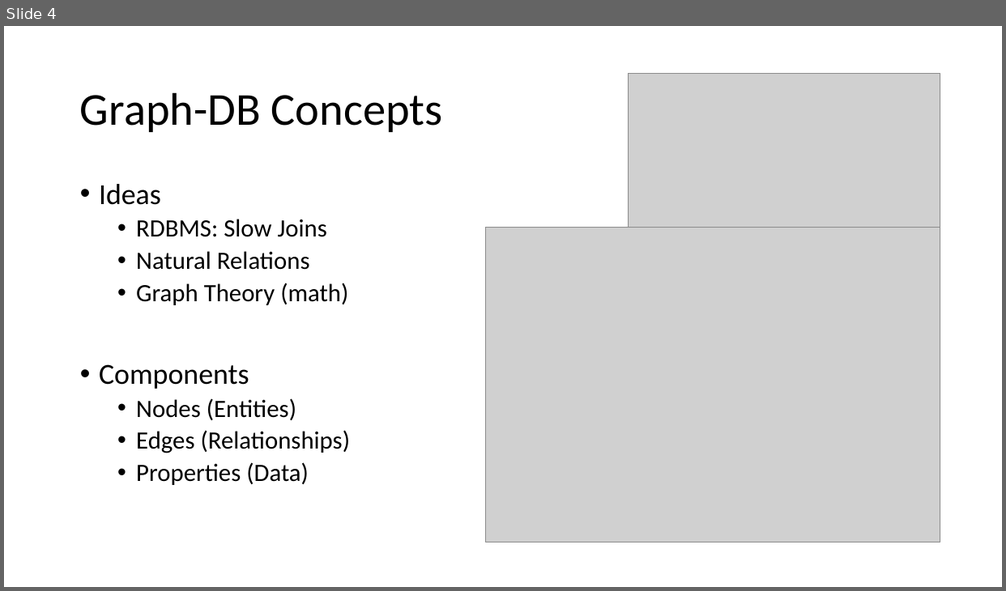
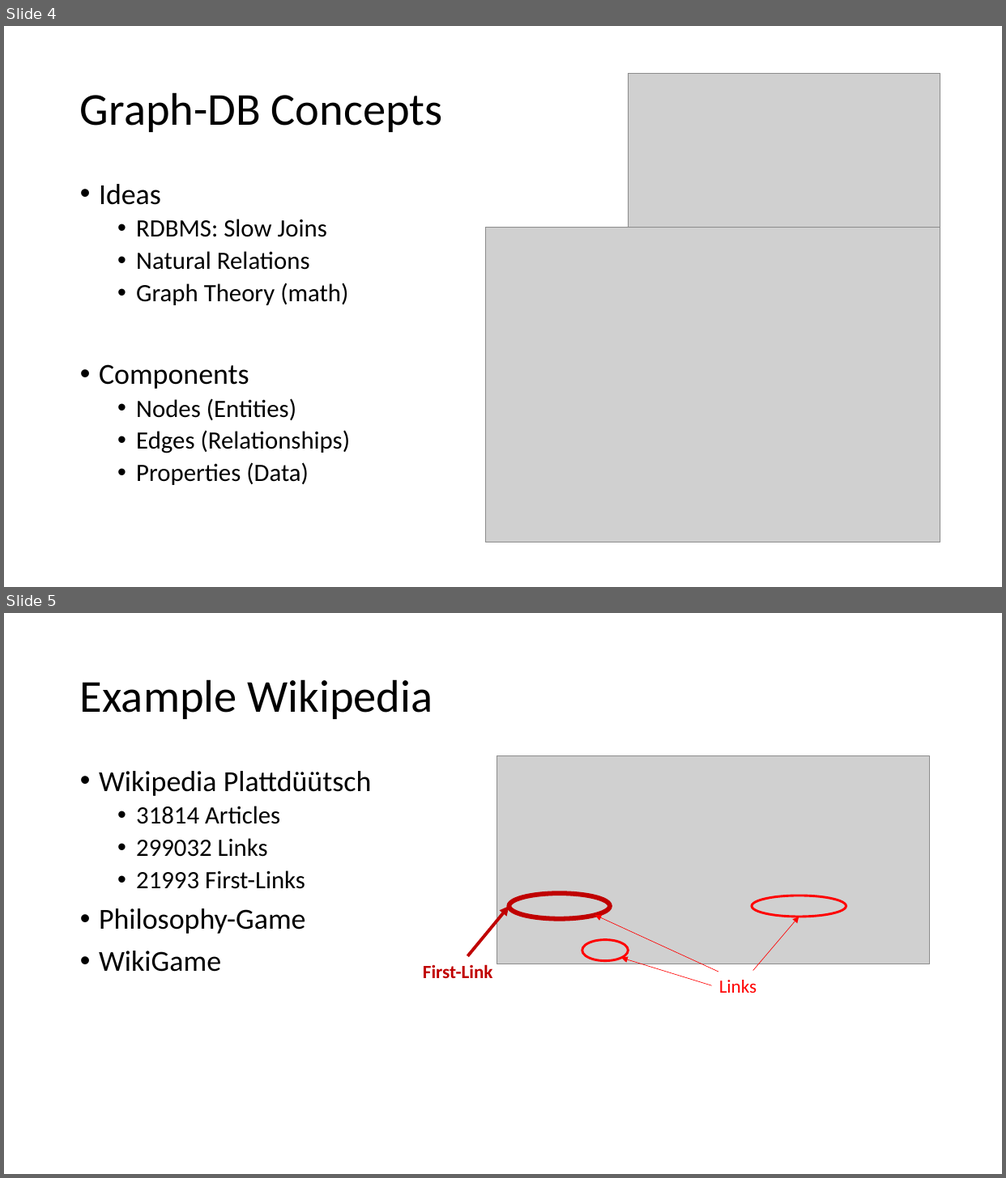
Before and after one commit to bernhardmgruber/philosophywiki, a slide deck: doc/presentation/Presentation.pptx. Shown one above the other, each under a label of ours: slide 4 before the commit, slides 4 and 5 after it. The pictures are 1006x591 and 1006x1178 pixels, drawn with LibreOffice and Linux fonts; fonts in the diff are those of the drawing; grey boxes stand for pictures. Boxes give left, top, right and bottom in pixels: in the first picture for what was removed or moved away, otherwise in the second. Text is boxed around its words. In the diff, an @@ line names an element or a change of style, - is before the commit and + after.

```diff
--- a/doc/presentation/Presentation.pptx
+++ b/doc/presentation/Presentation.pptx
@@ slide 5 added at [4,613,1002,1174], background #FFFFFF @@
@@ title added at [80,679,432,719], 44 pt, text #000000 @@
+Example Wikipedia
@@ picture added at [496,756,929,964] @@
@@ text added at [99,771,372,972], 28 pt, text #000000 @@
+• Wikipedia Plattdüütsch
+  • 31814 Articles
+  • 299032 Links
+  • 21993 First-Links
+• Philosophy-Game
+• WikiGame
@@ ellipse added at [509,894,611,919], outline #C00000 4.5 pt @@
@@ ellipse added at [752,896,846,917], outline #FF0000 2.25 pt @@
@@ arrow added from (467, 956) to (509, 906), #C00000 3 pt @@
@@ arrow added from (719, 972) to (595, 915), #FF0000 0.5 pt @@
@@ arrow added from (753, 971) to (799, 917), #FF0000 0.5 pt @@
@@ ellipse added at [582,940,629,961], outline #FF0000 2.25 pt @@
@@ text added at [423,965,492,978], 18 pt, text #C00000, bold @@
+First-Link
@@ arrow added from (712, 986) to (621, 958), #FF0000 0.5 pt @@
@@ text added at [719,980,756,993], 18 pt, text #FF0000 @@
+Links
```
Also in this commit, not shown: 3 slides changed.
